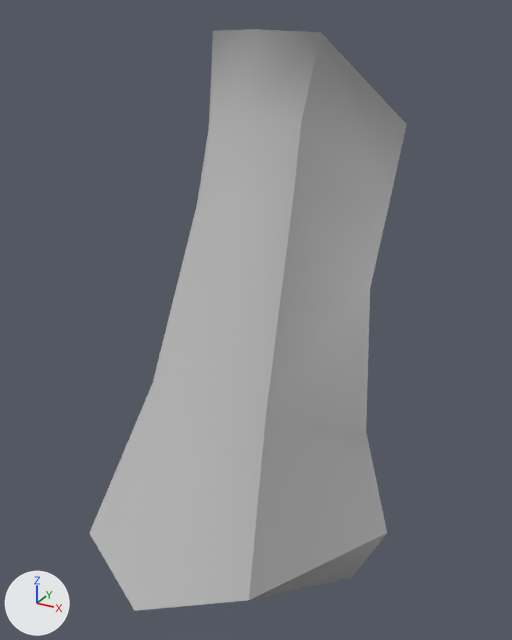
Renders of the FBX model Assets/Synty/SidekickCharacters/Resources/Meshes/Species/Humans/SK_HUMN_BASE_11_35NOSE_HU01.fbx from each side of a commit.
Both versions are drawn from a camera (50 mm lens) standing at (0.04, -0.2015, 1.6366) and looking at (0.0019, -0.1323, 1.602). Arrows for +X, +Y and +Z are at lower left; the lights stay in place. The picture after the commit comes second. Where no turn or scale is listed for an object, it has been applied to the vertices.

In view in the first picture: 'SK_HUMN_BASE_11_35NOSE_HU01'.
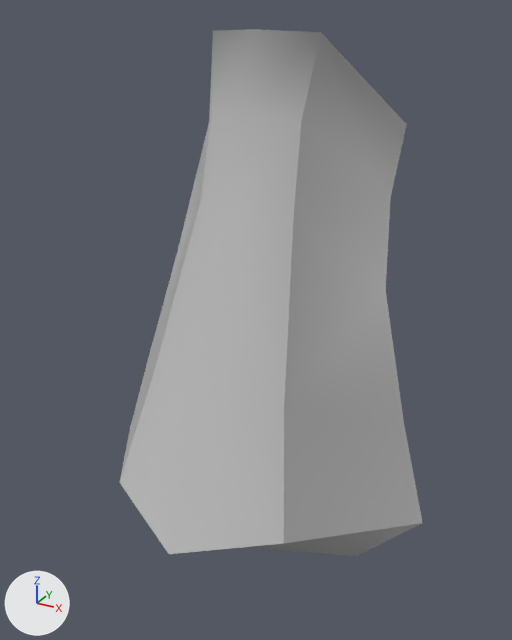
What differs and where, as boxes [x1, y1, x2, y2] in the pictures (512 x 640 px; the box of a moved part takes in the faces that stretch with it):
'SK_HUMN_BASE_11_35NOSE_HU01', reshaped (9% shorter): before [90, 29, 407, 611]; after [119, 29, 423, 556]
part 1 of me_mesh, moved or reshaped: before [90, 123, 391, 611]; after [119, 123, 423, 556]

Diff of the bpy script that builds the scene:
```diff
--- a/Assets/Synty/SidekickCharacters/Resources/Meshes/Species/Humans/SK_HUMN_BASE_11_35NOSE_HU01.fbx.py
+++ b/Assets/Synty/SidekickCharacters/Resources/Meshes/Species/Humans/SK_HUMN_BASE_11_35NOSE_HU01.fbx.py
@@ me_mesh @@
-me_mesh.from_pydata(...)  # 33 vertices, 32 faces; spans x -0.019..0.019, y -0.1564..-0.115, z 1.5599..1.6346
-me_mesh.vertices[0].co = (0.0, -0.1278, 1.601)
-me_mesh.vertices[1].co = (0.0, -0.1323, 1.5599)
-me_mesh.vertices[2].co = (-0.019, -0.1271, 1.5728)
-me_mesh.vertices[3].co = (-0.0112, -0.1507, 1.5779)  # pixel (89, 533)
-me_mesh.vertices[4].co = (0.0, -0.1564, 1.576)  # pixel (134, 610)
-me_mesh.vertices[5].co = (-0.015, -0.1285, 1.5643)
-me_mesh.vertices[6].co = (0.0, -0.1346, 1.6178)  # pixel (230, 194)
-me_mesh.vertices[7].co = (-0.0061, -0.1312, 1.6172)  # pixel (201, 187)
-me_mesh.vertices[8].co = (0.0, -0.1451, 1.5957)  # pixel (185, 409)
-me_mesh.vertices[9].co = (-0.0078, -0.1407, 1.5948)  # pixel (152, 382)
-me_mesh.vertices[10].co = (0.019, -0.1271, 1.5728)  # pixel (387, 532)
-me_mesh.vertices[11].co = (0.0112, -0.1507, 1.5779)  # pixel (248, 600)
-me_mesh.vertices[12].co = (0.015, -0.1285, 1.5643)  # pixel (351, 577)
-me_mesh.vertices[13].co = (0.0061, -0.1312, 1.6172)  # pixel (293, 199)
-me_mesh.vertices[14].co = (0.0078, -0.1407, 1.5948)  # pixel (265, 415)
-me_mesh.vertices[15].co = (0.0148, -0.1262, 1.5868)  # pixel (366, 431)
-me_mesh.vertices[16].co = (-0.0148, -0.1262, 1.5868)
-me_mesh.vertices[17].co = (0.0132, -0.1239, 1.6055)  # pixel (370, 287)
-me_mesh.vertices[18].co = (-0.0132, -0.1239, 1.6055)
-me_mesh.vertices[19].co = (0.0, -0.1315, 1.5898)
-me_mesh.vertices[26].co = (0.0, -0.1326, 1.5718)
+me_mesh.from_pydata(...)  # 33 vertices, 32 faces; spans x -0.0235..0.0235, y -0.1498..-0.115, z 1.5662..1.6346
+# me_mesh part 1
+me_mesh.vertices[0].co = (0.0, -0.1278, 1.6016)
+me_mesh.vertices[1].co = (0.0, -0.1323, 1.5662)  # pixel (244, 547)
+me_mesh.vertices[2].co = (-0.0235, -0.1271, 1.5762)  # pixel (130, 427)
+me_mesh.vertices[3].co = (-0.0118, -0.1438, 1.5807)  # pixel (119, 482)
+me_mesh.vertices[4].co = (0.0, -0.1498, 1.5787)  # pixel (168, 554)
+me_mesh.vertices[5].co = (-0.0155, -0.1285, 1.5684)
+me_mesh.vertices[6].co = (0.0, -0.134, 1.6178)  # pixel (233, 193)
+me_mesh.vertices[7].co = (-0.0062, -0.1312, 1.6158)  # pixel (201, 198)
+me_mesh.vertices[8].co = (0.0, -0.1428, 1.5944)  # pixel (196, 409)
+me_mesh.vertices[9].co = (-0.0091, -0.1387, 1.595)  # pixel (153, 372)
+me_mesh.vertices[10].co = (0.0235, -0.1271, 1.5762)  # pixel (422, 523)
+me_mesh.vertices[11].co = (0.0118, -0.1438, 1.5807)  # pixel (283, 543)
+me_mesh.vertices[12].co = (0.0155, -0.1285, 1.5684)  # pixel (357, 556)
+me_mesh.vertices[13].co = (0.0062, -0.1312, 1.6158)  # pixel (293, 210)
+me_mesh.vertices[14].co = (0.0091, -0.1387, 1.595)  # pixel (284, 408)
+me_mesh.vertices[15].co = (0.0196, -0.1262, 1.5893)  # pixel (404, 423)
+me_mesh.vertices[16].co = (-0.0196, -0.1262, 1.5893)  # pixel (148, 355)
+me_mesh.vertices[17].co = (0.0152, -0.1239, 1.6056)  # pixel (385, 289)
+me_mesh.vertices[18].co = (-0.0152, -0.1239, 1.6056)  # pixel (177, 251)
+me_mesh.vertices[19].co = (0.0, -0.1315, 1.5924)
+me_mesh.vertices[26].co = (0.0, -0.1326, 1.5754)
 me_mesh.materials.append(mat_color21)
```
